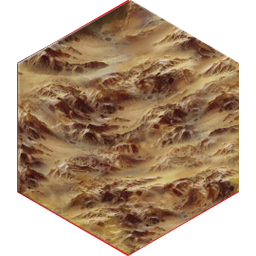
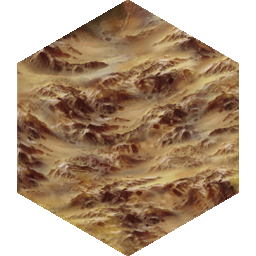
Revision of a layered 256 x 256 image; what changed, layer by layer:
painted on "Layer 1" over [17, 0, 239, 256]
painted on "Layer 0" over [17, 22, 89, 64]
